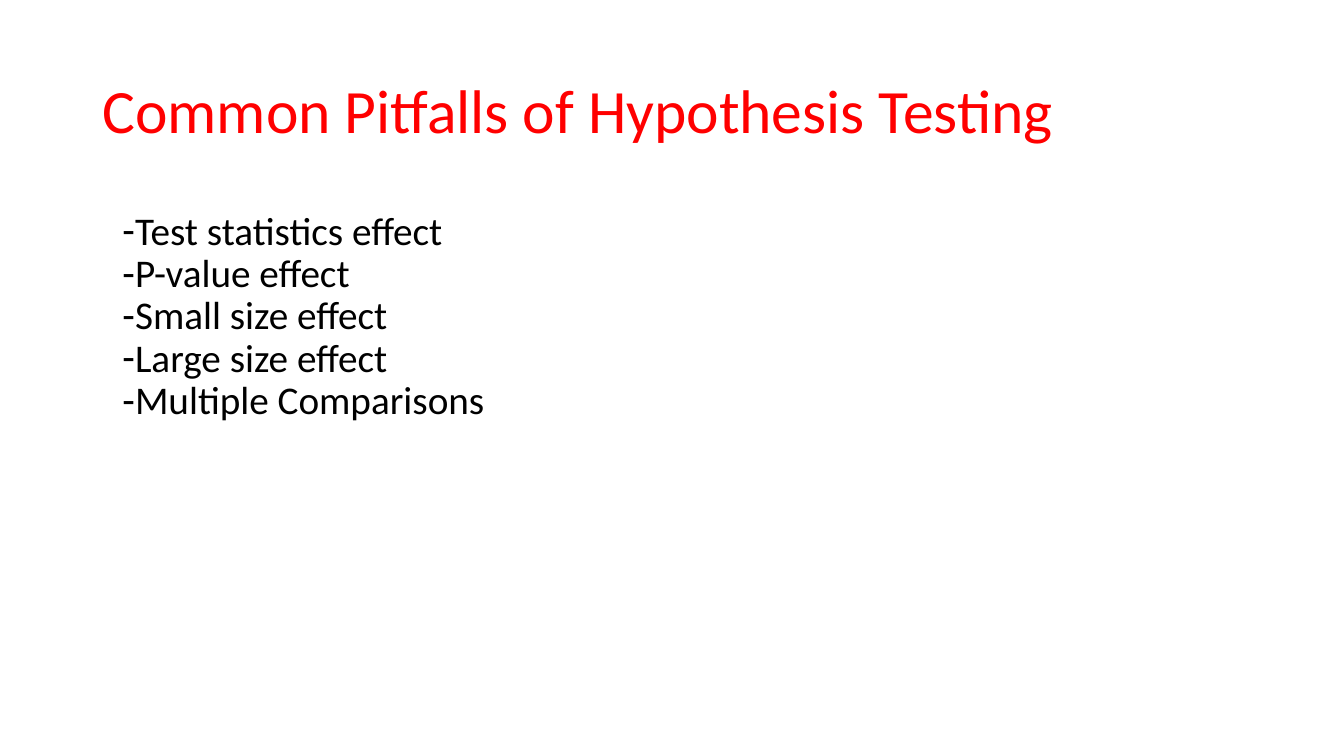
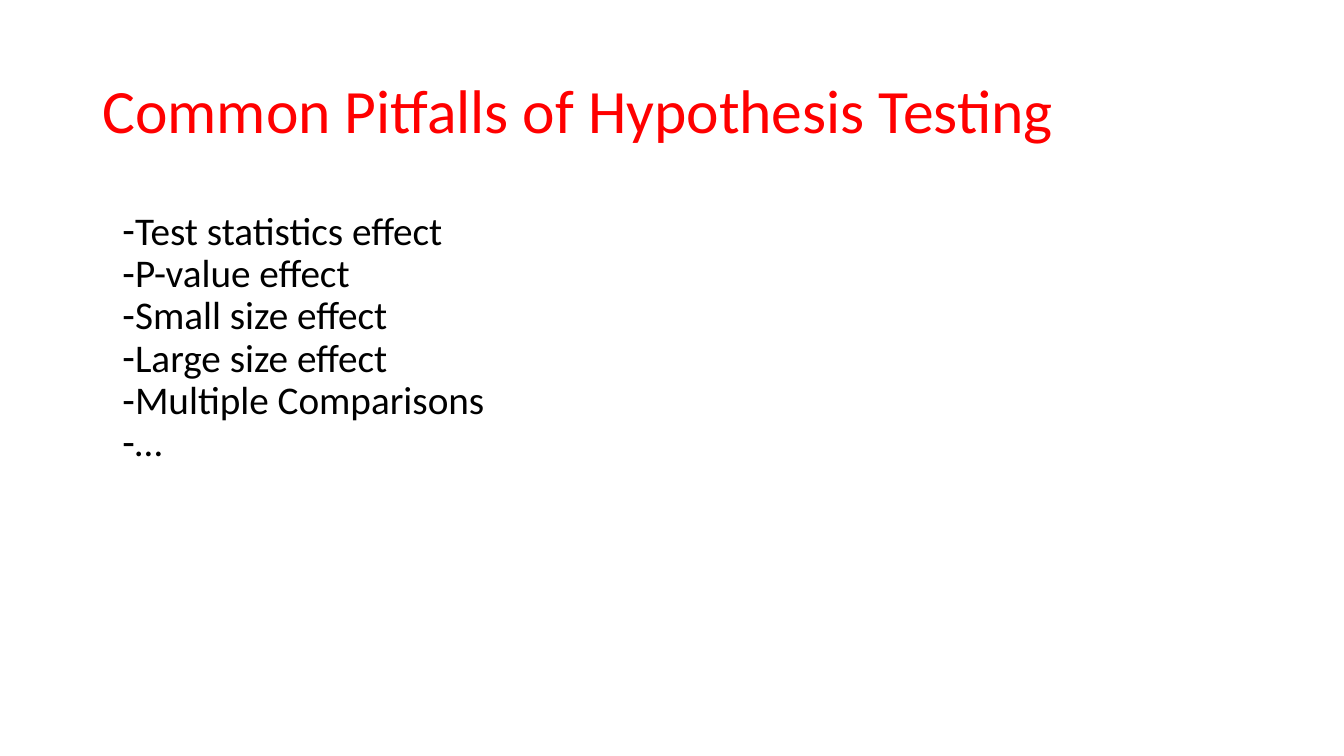
Before and after one commit to Oleg-Krivosheev/Statistical_Inference, a slide deck: slide 33 of Statistical Inference.pptx. Drawn at 1344x756 pixels with LibreOffice and Linux fonts; fonts in the diff are those of the drawing. Boxes give left, top, right and bottom in pixels: in the first picture for what was removed or moved away, otherwise in the second. Text is boxed around its words. In the diff, an @@ line names an element or a change of style, - is before the commit and + after.

```diff
--- a/Statistical Inference.pptx
+++ b/Statistical Inference.pptx
@@ text at bbox=[135, 218, 485, 421]: paragraph added @@
+– …
```
Also in this commit, not shown: 2 other slides changed, 18 other files.
